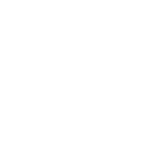
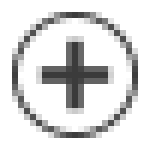
Before/after of a 144 × 144 layered artwork. What changed in the layer stack:
added layer "形状 1" above "B" over bbox(12, 12, 138, 138)
hid "B" over bbox(30, 18, 114, 126)
